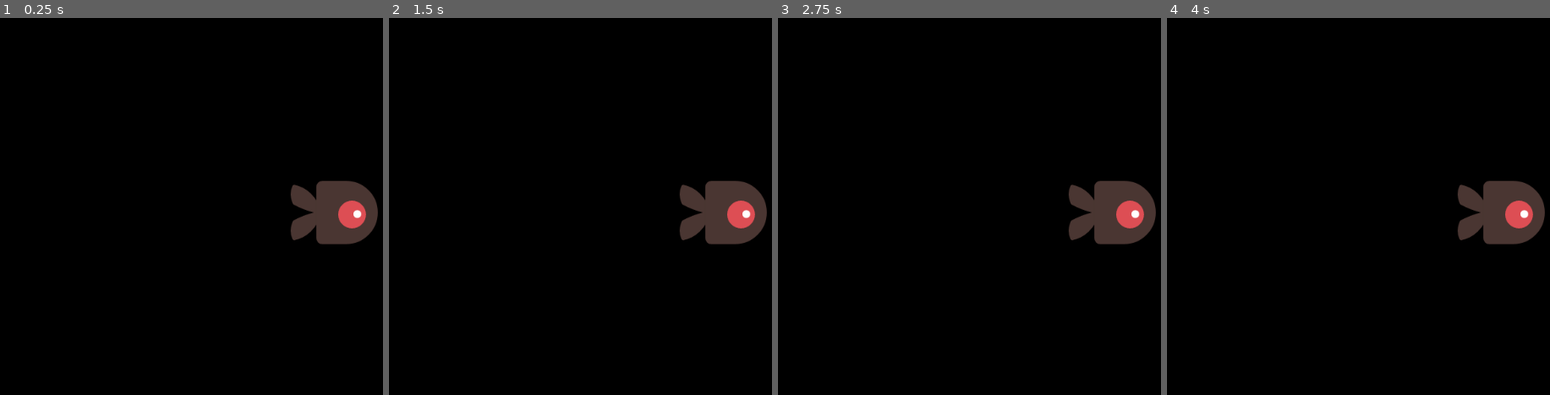
Above: before the commit, frames 1-4 (left to right).
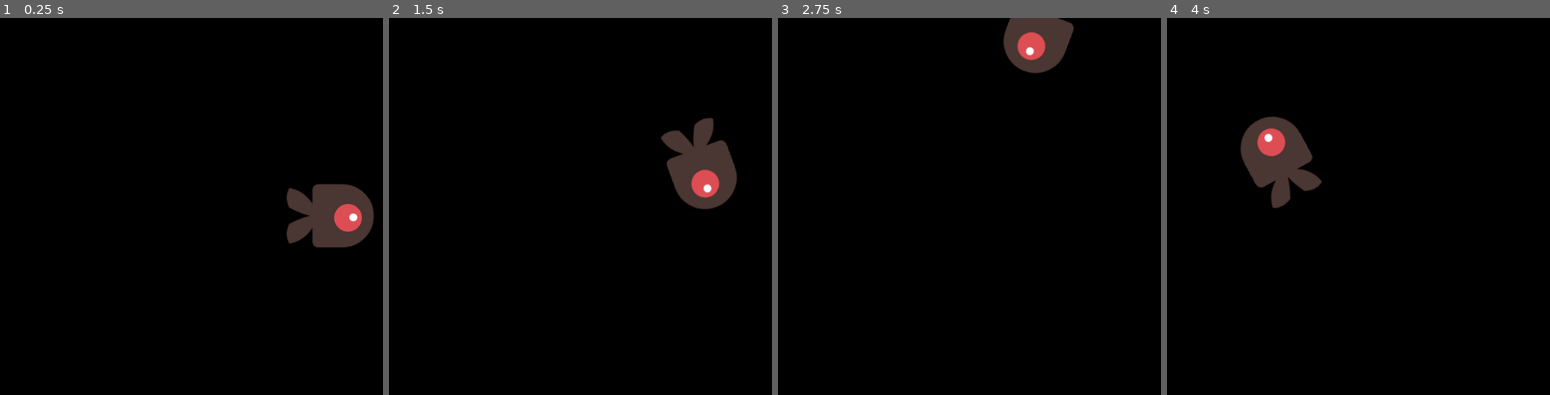
Above: after the commit, the same moments.

Repository: reboare466/Godot-CloneAsteroids
Game: Godot game, scene res://Main.tscn
Same seed, same stepped clock (60 frames per second), same inputs: the game is played once before the commit and once after it.
Inputs:
- Up to frame 1 (0.25 s): no input
- Up to frame 2 (1.5 s): tap Enter at 0.5 s; hold Right (ui_right) 0.53-1.28 s; hold Down (ui_down) from 1.28 s (still down)
- Up to frame 3 (2.75 s): release Down (ui_down) at 2.03 s; hold Right (ui_right) from 2.03 s (still down)
- Up to frame 4 (4 s): release Right (ui_right) at 2.78 s; hold Up (ui_up) 2.78-3.53 s; hold Left (ui_left) from 3.53 s (still down)

The runs differ from the first frame. In frame 1, 1.1% of the frame differs, in the area x 74-99%, y 43-61%; in frame 2, 4.9%; in frame 3, 5.2%; in frame 4, 6.2%, in the area x 19-99%, y 26-61%.

Commit message:
Add prototype player control.

Diff:
--- a/Main.tscn
+++ b/Main.tscn
@@ -1,6 +1,7 @@
-[gd_scene load_steps=3 format=2]
+[gd_scene load_steps=4 format=2]
 
 [ext_resource path="res://sprites/enemySwimming_2.png" type="Texture" id=1]
+[ext_resource path="res://Player.gd" type="Script" id=2]
 
 [sub_resource type="ConvexPolygonShape2D" id=1]
 points = PoolVector2Array( 0, 0, 1, 1, 2, 0 )
@@ -16,9 +17,10 @@
 }
 
 [node name="Player" type="Area2D" parent="."]
+position = Vector2( 500, 300 )
+script = ExtResource( 2 )
 
 [node name="PlayerSprite" type="Sprite" parent="Player"]
-position = Vector2( 506, 295 )
 texture = ExtResource( 1 )
 
 [node name="CollisionShape2D" type="CollisionShape2D" parent="Player"]
--- /dev/null
+++ b/Player.gd
@@ -0,0 +1,33 @@
+extends Area2D
+
+# Declare member variables here. Examples:
+export var speed = 400  # How fast the player will move (pixels/sec).
+export var angular_speed = 10
+var screen_size  # Size of the game window.
+
+# Called when the node enters the scene tree for the first time.
+func _ready():
+	screen_size = get_viewport_rect().size
+
+
+# Called every frame. 'delta' is the elapsed time since the previous frame.
+func _process(delta):
+	var velocity = Vector2() # player velocity vector
+	var radial_velocity = 0
+	var angular_velocity = 0
+	if Input.is_action_pressed("ui_right"):
+		angular_velocity += 1
+	if Input.is_action_pressed("ui_left"):
+		angular_velocity -= 1
+	if Input.is_action_pressed("ui_up"):
+		radial_velocity += 1
+	if Input.is_action_pressed("ui_down"):
+		radial_velocity -= 1
+	velocity.x = radial_velocity*cos(rotation)
+	velocity.y = radial_velocity*sin(rotation)
+	if velocity.length() > 0:
+		velocity = velocity.normalized() * speed
+	position += velocity * delta
+	rotation += angular_velocity*angular_speed*delta
+	position.x = clamp(position.x, 0, screen_size.x)
+	position.y = clamp(position.y, 0, screen_size.y)
